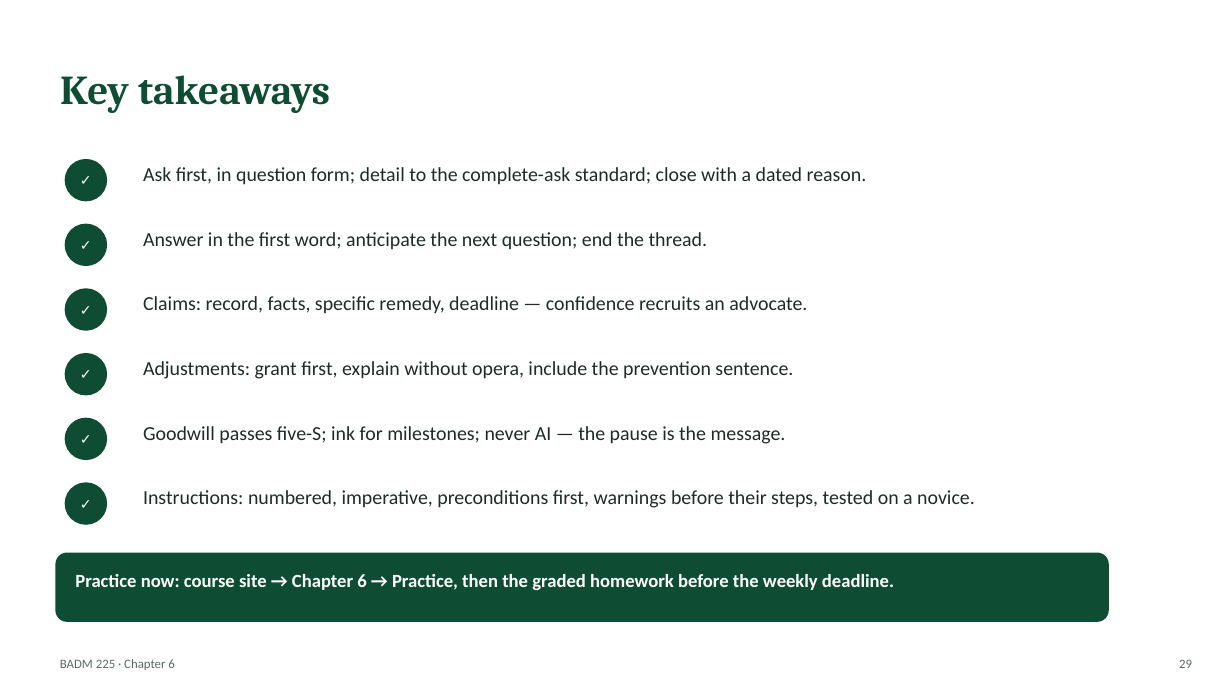
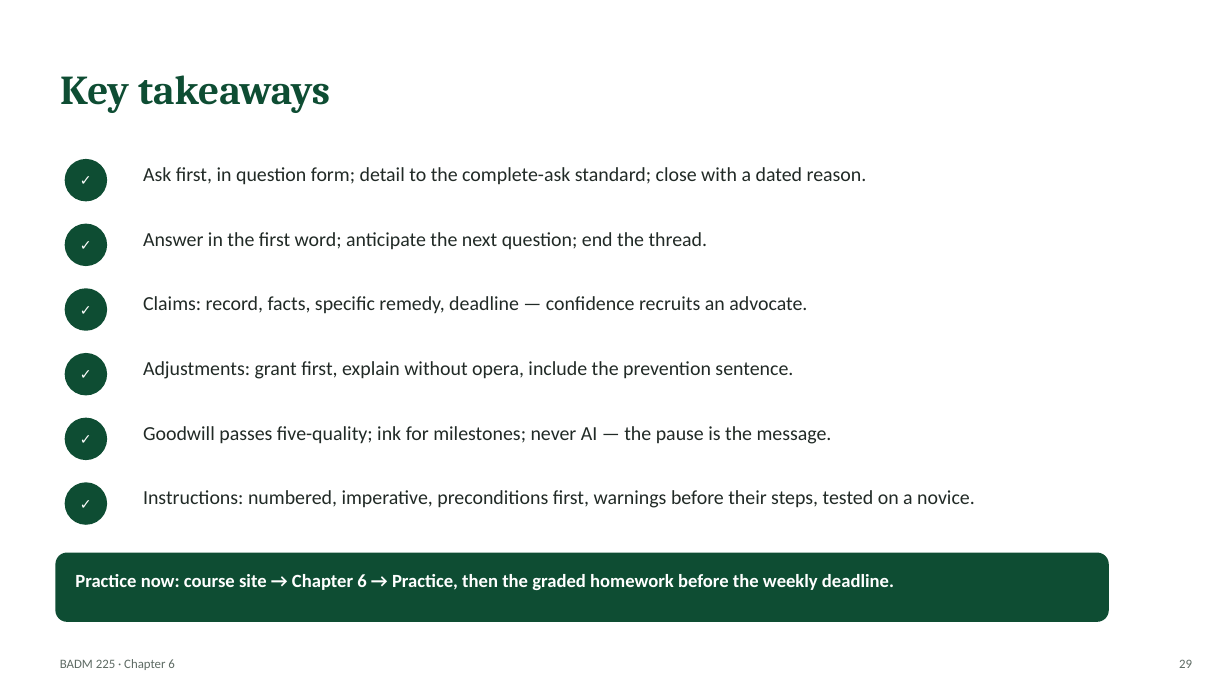
Before and after one commit to dbussan/badm-225, a slide deck: slide 29 of slides/ch06-positive-and-neutral-messages.pptx. Drawn at 1232x693 pixels with LibreOffice and Linux fonts; fonts in the diff are those of the drawing. Boxes give left, top, right and bottom in pixels: in the first picture for what was removed or moved away, otherwise in the second. Text is boxed around its words. In the diff, an @@ line names an element or a change of style, - is before the commit and + after.

```diff
--- a/slides/ch06-positive-and-neutral-messages.pptx
+++ b/slides/ch06-positive-and-neutral-messages.pptx
@@ text at (143, 426, 832, 444): text changed @@
-Goodwill passes five-S; ink for milestones; never AI — the pause is the message.
+Goodwill passes five-quality; ink for milestones; never AI — the pause is the message.
```
Also in this commit, not shown: 5 other slides changed, 44 other files.
